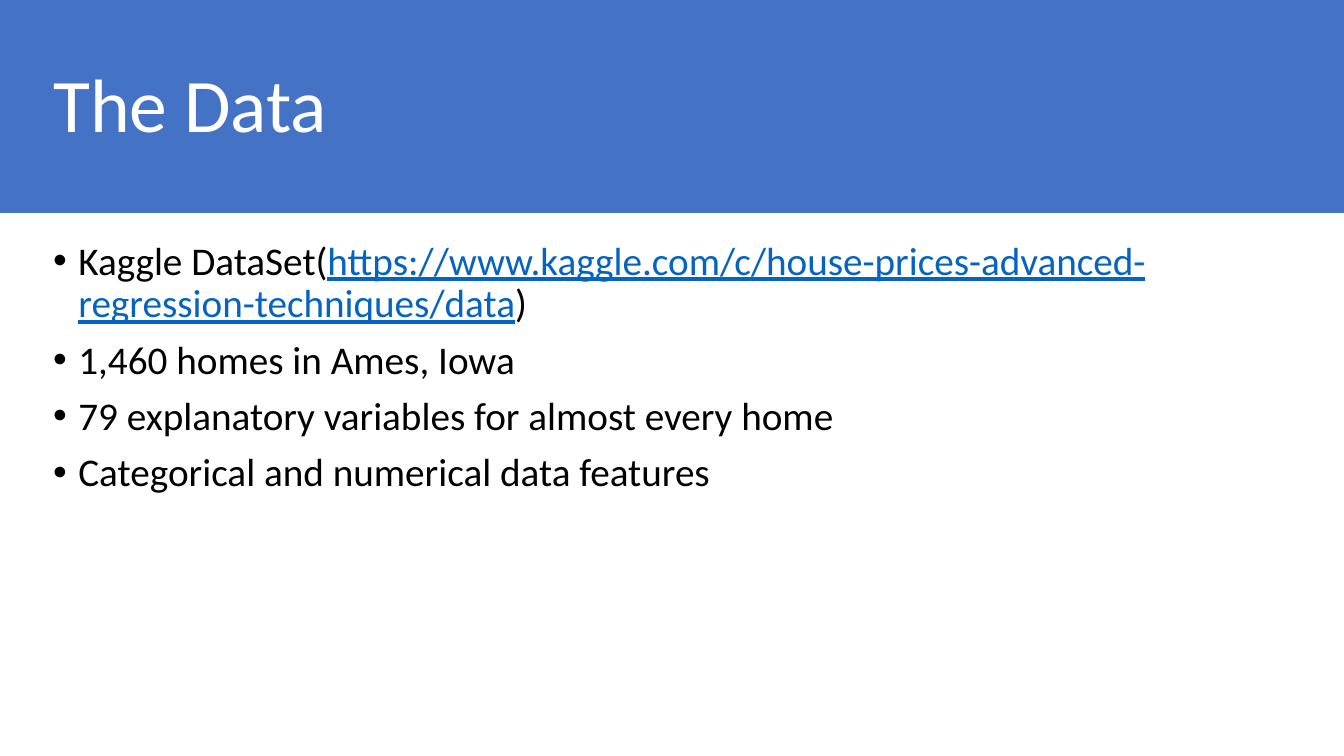
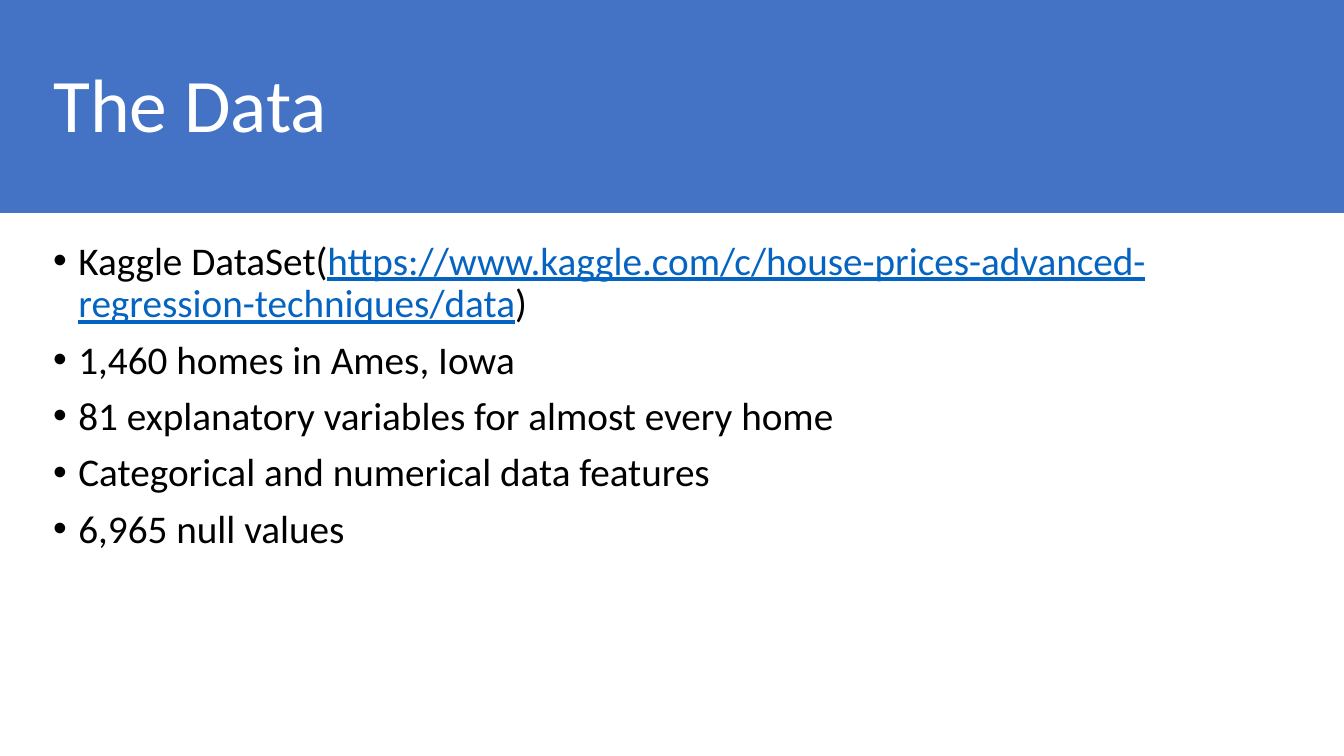
Before and after one commit to pshappycle/Home_Value_Predictor, a slide deck: slide 3 of Presentation/Advanced Regression Techniques To Predict Housing Prices.pptx (slide 6 before the commit). Drawn at 1344x756 pixels with LibreOffice and Linux fonts; fonts in the diff are those of the drawing. Boxes give left, top, right and bottom in pixels: in the first picture for what was removed or moved away, otherwise in the second. Text is boxed around its words. In the diff, an @@ line names an element or a change of style, - is before the commit and + after.

```diff
--- a/Presentation/Advanced Regression Techniques To Predict Housing Prices.pptx
+++ b/Presentation/Advanced Regression Techniques To Predict Housing Prices.pptx
@@ text at bbox=[78, 402, 833, 437]: text changed @@
-• 79 explanatory variables for almost every home
+• 81 explanatory variables for almost every home
@@ text at bbox=[78, 515, 344, 548]: paragraph added @@
+• 6,965 null values
```
Also in this commit, not shown: 4 other slides changed, 4 slides added, 4 slides removed, 6 other files.
